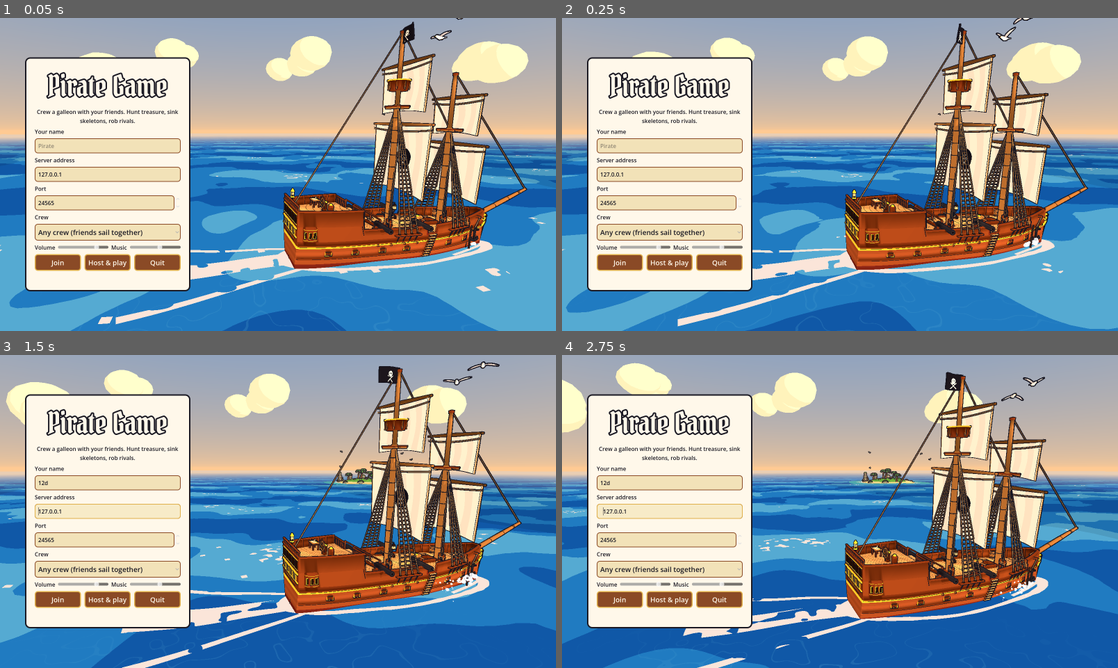
Above: before the commit, frames 1-4 (two rows, left to right).
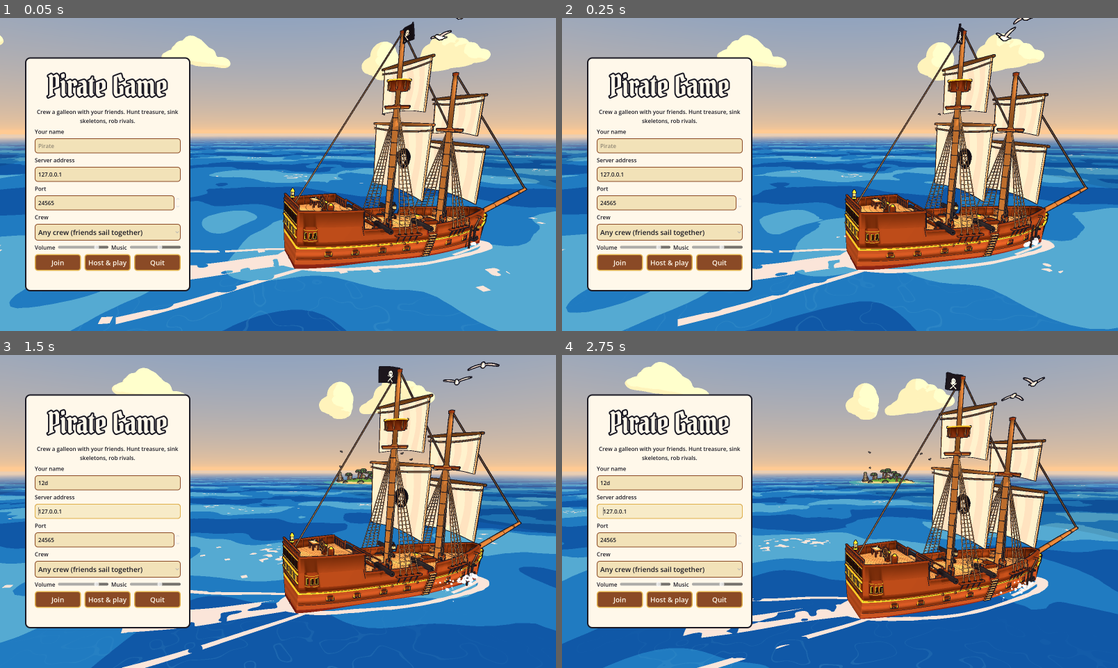
Above: after the commit, the same moments.

Repository: markcNewell/pirate-game
Game: Godot game, scene res://game/main.tscn
Two runs of this game, one before a commit and one after it. Both use one fixed random seed, a clock stepped at 60 frames per second and the inputs below.
Inputs (mouse positions are in pixels of both pictures, inside the frame that each line leads up to):
- Up to frame 1 (0.05 s): no input
- Up to frame 2 (0.25 s): no input
- Up to frame 3 (1.5 s): click (105, 483) at 0.52 s; type "12" at 0.6 s; move the mouse to (400, 495) at 1.27 s; hold D (move_right) from 1.28 s (still down); hold Tab (crew) from 1.28 s (still down); click (400, 495) at 1.42 s
- Up to frame 4 (2.75 s): tap Space (jump) at 1.52, 1.82 s; release D (move_right) at 2 s; release Tab (crew) at 2 s; drag from (728, 527) to (812, 574) at 2.02 s

The runs differ from the first frame. In frame 1, 5.1% of the frame differs, in the area x 0-96%, y 4-69%; in frame 2, 5.0%; in frame 3, 4.9%; in frame 4, 5.0%.

Commit message:
Blender cumulus clouds and storm clouds; finer ink on the rigging
The sky's clouds are now cartoon cumulus from Blender (four shapes, puffs melted into one
surface with a flat underside), and the storm's bank is heaped from two heavy grey
shapes. Shrouds and ratlines take a finer ink line so the rigging no longer reads as a
window grid up close.

Co-Authored-By: Claude Opus 5.5 <noreply@anthropic.com>

Diff:
--- a/game/world/storm_view.gd
+++ b/game/world/storm_view.gd
@@ -19,9 +19,10 @@
 
 
 func _ready() -> void:
-	var clouds := Toon.instance(_cloud_bank(), _cloud_material())
-	clouds.cast_shadow = GeometryInstance3D.SHADOW_CASTING_SETTING_OFF
-	add_child(clouds)
+	for bank in _cloud_bank():
+		bank.material_override = _cloud_material()
+		bank.cast_shadow = GeometryInstance3D.SHADOW_CASTING_SETTING_OFF
+		add_child(bank)
 
 	var tube := CylinderMesh.new()
 	tube.top_radius = Storm.RADIUS * 0.8
@@ -140,17 +141,30 @@
 	_strike_left = 0.35
 
 
-static func _cloud_bank() -> ArrayMesh:
-	var b := MeshBuilder.new()
+## The storm's heavy cloud: two shapes of grey cloud (art/blender/sky.py) heaped over its
+## middle, one batch each.
+static func _cloud_bank() -> Array[MultiMeshInstance3D]:
 	var rng := RandomNumberGenerator.new()
 	rng.seed = 99
+	var spots: Array[Array] = [[], []]
 	for i in 26:
 		var a := rng.randf() * TAU
 		var r := sqrt(rng.randf()) * Storm.RADIUS * 0.85
-		var at := Vector3(cos(a) * r, CLOUD_Y + rng.randf_range(0.0, 14.0), sin(a) * r)
-		var size := rng.randf_range(26.0, 40.0)
-		b.ellipsoid(at, size, Vector3(1.0, 0.55, 1.0), 6, 10, Color("8e96a3").darkened(rng.randf() * 0.25))
-	return b.build()
+		var at := Vector3(cos(a) * r, CLOUD_Y + rng.randf_range(-4.0, 10.0), sin(a) * r)
+		var size := rng.randf_range(26.0, 40.0) / 4.0
+		spots[i % 2].append(Transform3D(Basis(Vector3.UP, rng.randf() * TAU).scaled(Vector3(size, size * 1.1, size)), at))
+	var out: Array[MultiMeshInstance3D] = []
+	for k in 2:
+		var multi := MultiMesh.new()
+		multi.transform_format = MultiMesh.TRANSFORM_3D
+		multi.mesh = Models.part("clouds", "storm_%d" % k)
+		multi.instance_count = spots[k].size()
+		for i in spots[k].size():
+			multi.set_instance_transform(i, spots[k][i])
+		var batch := MultiMeshInstance3D.new()
+		batch.multimesh = multi
+		out.append(batch)
+	return out
 
 
 static func _cloud_material() -> ShaderMaterial:
--- a/game/world/world.gd
+++ b/game/world/world.gd
@@ -353,18 +353,12 @@
 	var rng := RandomNumberGenerator.new()
 	rng.seed = 7
 	for i in 14:
-		var b := MeshBuilder.new()
-		var puffs := rng.randi_range(4, 7)
-		for p in puffs:
-			var offset := Vector3(rng.randf_range(-2.2, 2.2), rng.randf_range(-0.3, 0.7), rng.randf_range(-0.8, 0.8))
-			if p == 0:
-				offset = Vector3.ZERO
-			b.ellipsoid(offset, rng.randf_range(1.0, 1.7), Vector3(1.0, 0.75, 1.0), 8, 12, Toon.color("cloud"))
-		var cloud := Toon.instance(b.build(), _cloud_material)
+		# A cumulus from art/blender/sky.py (four shapes), scaled up to sky size.
+		var cloud := Toon.instance(Models.part("clouds", "cloud_%d" % (i % 4)), _cloud_material)
 		cloud.cast_shadow = GeometryInstance3D.SHADOW_CASTING_SETTING_OFF
 		var a := TAU * i / 14.0 + rng.randf_range(-0.2, 0.2)
 		var dist := rng.randf_range(650.0, 900.0)
 		cloud.position = Vector3(cos(a) * dist, rng.randf_range(110.0, 190.0), sin(a) * dist)
-		cloud.scale = Vector3.ONE * rng.randf_range(22.0, 34.0)
+		cloud.scale = Vector3.ONE * rng.randf_range(19.0, 29.0)
 		cloud.rotation.y = rng.randf() * TAU
 		_clouds.add_child(cloud)
Binary file added: art/models/clouds.glb
Not shown, added: art/models/clouds.glb.import
Binary file changed: art/models/ship_hull.glb
Binary file changed: art/models/ship_wreck.glb
Not shown, changed: art/blender/ship.py
Not shown, added: art/blender/sky.py
